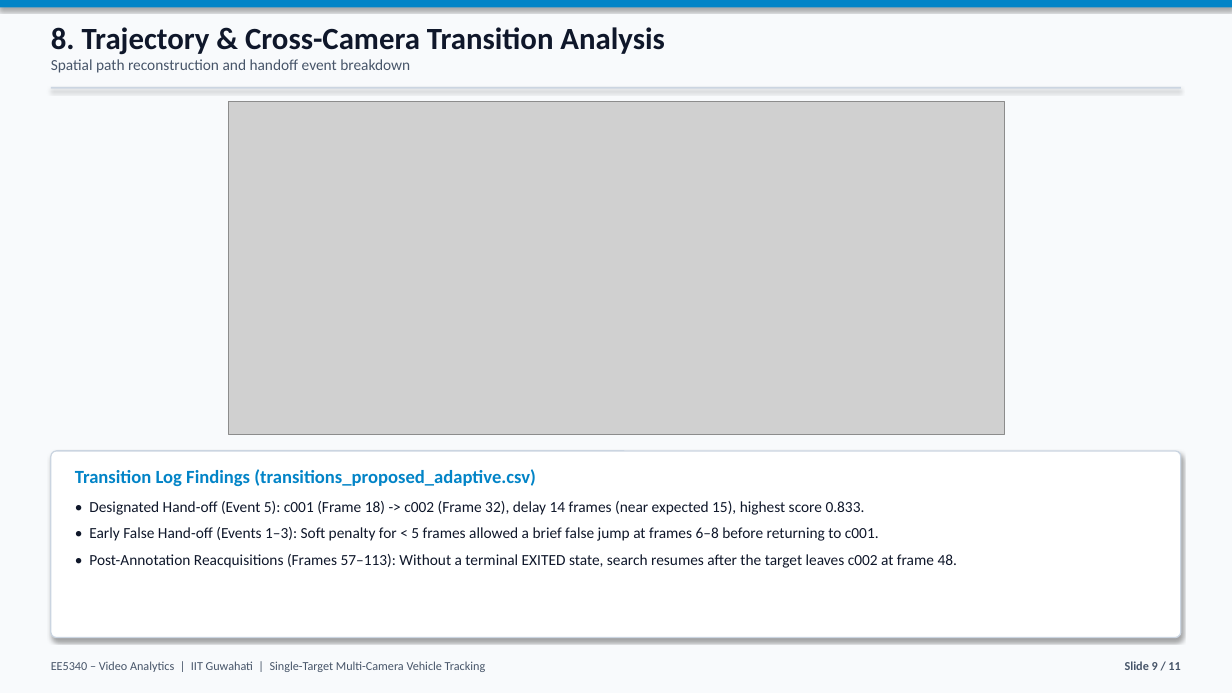
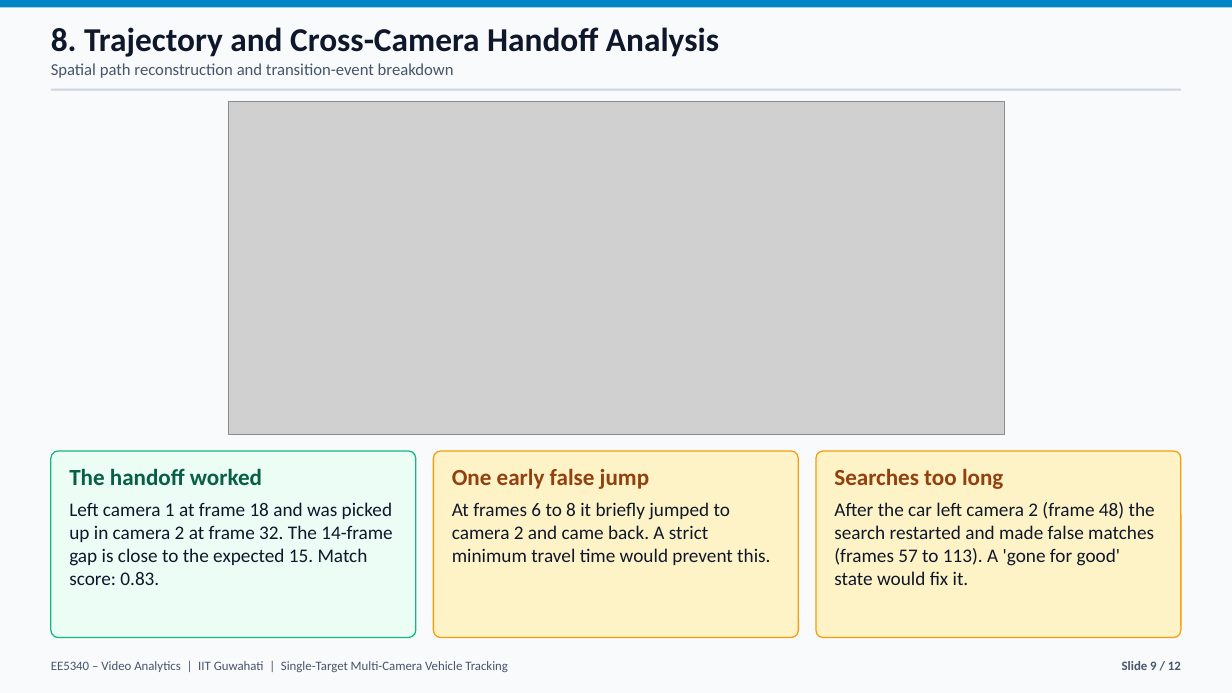
Before and after one commit to msujit908/cityflow-single-target-tracking, a slide deck: slide 9 of outputs/reports/STMCT_Presentation.pptx. Drawn at 1232x693 pixels with LibreOffice and Linux fonts; fonts in the diff are those of the drawing; grey boxes stand for pictures. Boxes give left, top, right and bottom in pixels: in the first picture for what was removed or moved away, otherwise in the second. Text is boxed around its words. In the diff, an @@ line names an element or a change of style, - is before the commit and + after.

```diff
--- a/outputs/reports/STMCT_Presentation.pptx
+++ b/outputs/reports/STMCT_Presentation.pptx
@@ rectangle at (0, 0, 1232, 7): shadow off @@
@@ text at (51, 27, 719, 78): text changed; size 12 to 13 pt @@
-8. Trajectory & Cross-Camera Transition Analysis
-Spatial path reconstruction and handoff event breakdown
+8. Trajectory and Cross-Camera Handoff Analysis
+Spatial path reconstruction and transition-event breakdown
@@ rectangle at (51, 89, 1181, 91): shadow off @@
@@ rounded rectangle: place and size @@
-rounded rectangle at (51, 451, 1181, 638)
+rounded rectangle at (51, 451, 416, 638)
@@ rounded rectangle at (51, 451, 416, 638): fill #FFFFFF to #ECFDF5; outline #CBD5E1 1 pt to #10B981 1 pt; shadow off; proportions changed @@
@@ text at (69, 468, 393, 585): text changed; size 12 to 15 pt @@
-Transition Log Findings (transitions_proposed_adaptive.csv)
-• Designated Hand-off (Event 5): c001 (Frame 18) -> c002 (Frame 32), delay 14 frames (near expected 15), highest score 0.833.
-• Early False Hand-off (Events 1–3): Soft penalty for < 5 frames allowed a brief false jump at frames 6–8 before returning to c001.
-• Post-Annotation Reacquisitions (Frames 57–113): Without a terminal EXITED state, search resumes after the target leaves c002 at frame 48.
+The handoff worked
+Left camera 1 at frame 18 and was picked up in camera 2 at frame 32. The 14-frame gap is close to the expected 15. Match score: 0.83.
@@ rounded rectangle added at (433, 451, 799, 638), fill #FEF3C7, outline #F59E0B 1 pt @@
@@ text added at (452, 469, 770, 565), 15 pt, text #0F172A @@
+One early false jump
+At frames 6 to 8 it briefly jumped to camera 2 and came back. A strict minimum travel time would prevent this.
@@ rounded rectangle added at (816, 451, 1181, 638), fill #FEF3C7, outline #F59E0B 1 pt @@
@@ text added at (834, 469, 1155, 585), 15 pt, text #0F172A @@
+Searches too long
+After the car left camera 2 (frame 48) the search restarted and made false matches (frames 57 to 113). A 'gone for good' state would fix it.
@@ text "EE5340 – Video Analytics | ..." at (51, 661, 508, 672): size 9.5 to 10 pt @@
@@ text at (1122, 661, 1181, 670): text changed; size 9.5 to 10 pt @@
-Slide 9 / 11
+Slide 9 / 12
```
Also in this commit, not shown: 4 other slides changed, 7 slides added, 6 slides removed, 3 other files.
